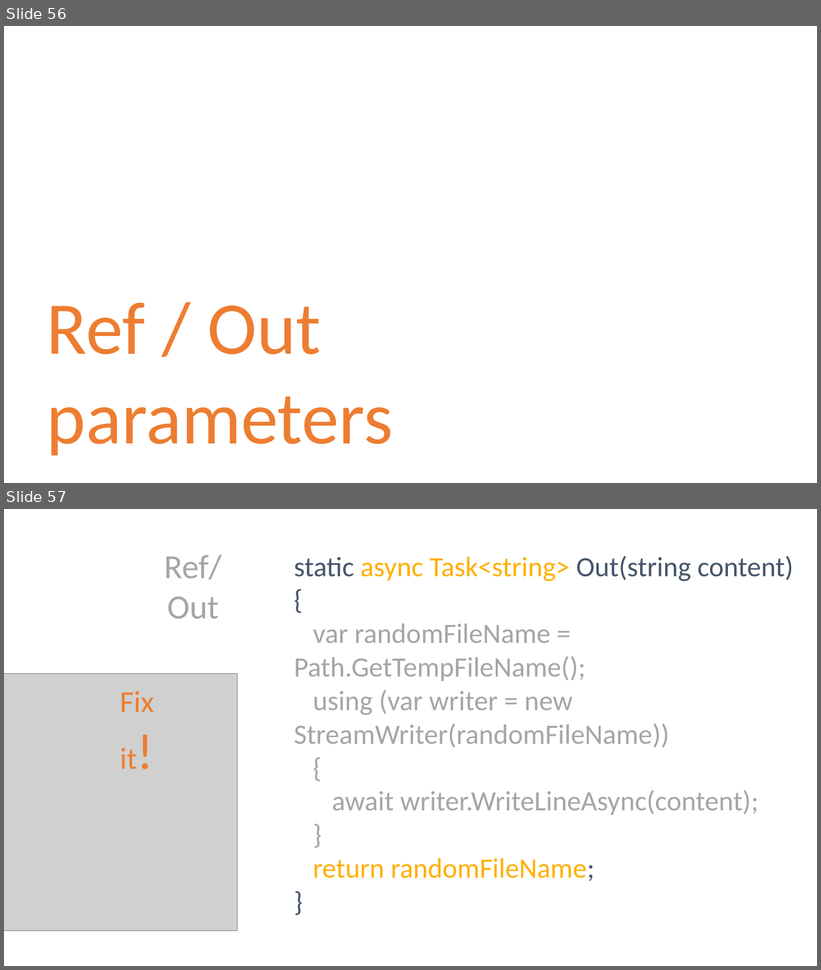
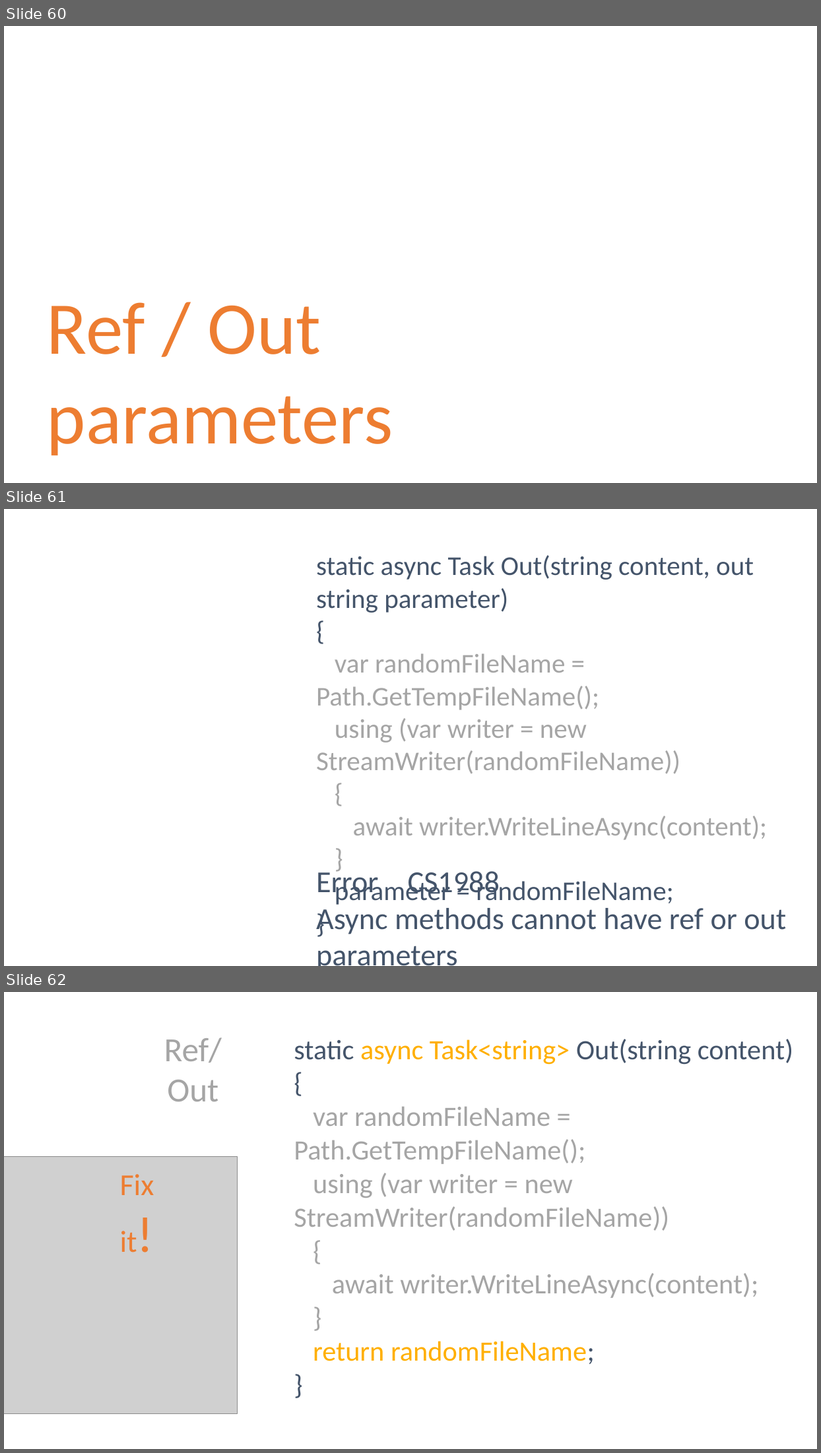
Before and after one commit to danielmarbach/RearchitectTowardsAsyncAwait, a slide deck: presentation.pptx. Shown one above the other, each under a label of ours: slides 56 and 57 before the commit, slides 60, 61 and 62 after it. The pictures are 821x970 and 821x1453 pixels, drawn with LibreOffice and Linux fonts; fonts in the diff are those of the drawing; grey boxes stand for pictures. Boxes give left, top, right and bottom in pixels: in the first picture for what was removed or moved away, otherwise in the second. Text is boxed around its words. In the diff, an @@ line names an element or a change of style, - is before the commit and + after.

```diff
--- a/presentation.pptx
+++ b/presentation.pptx
@@ slide 61 added at bbox=[4, 509, 817, 966], background #FFFFFF @@
@@ text added at bbox=[316, 555, 767, 840], 32 pt, text #A5A5A5 @@
+static async Task Out(string content, out string parameter)
+{
+var randomFileName = Path.GetTempFileName();
+using (var writer = new StreamWriter(randomFileName))
+{
+await writer.WriteLineAsync(content);
+}
+parameter = randomFileName;
+}
@@ text added at bbox=[316, 867, 786, 937], 36 pt, text #44546A @@
+Error CS1988
+Async methods cannot have ref or out parameters
@@ what was slide 56 is now slide 60 @@
@@ what was slide 57 is now slide 62 @@
```
Also in this commit, not shown: 1 slide changed, 6 other slides added, 1 other file.
